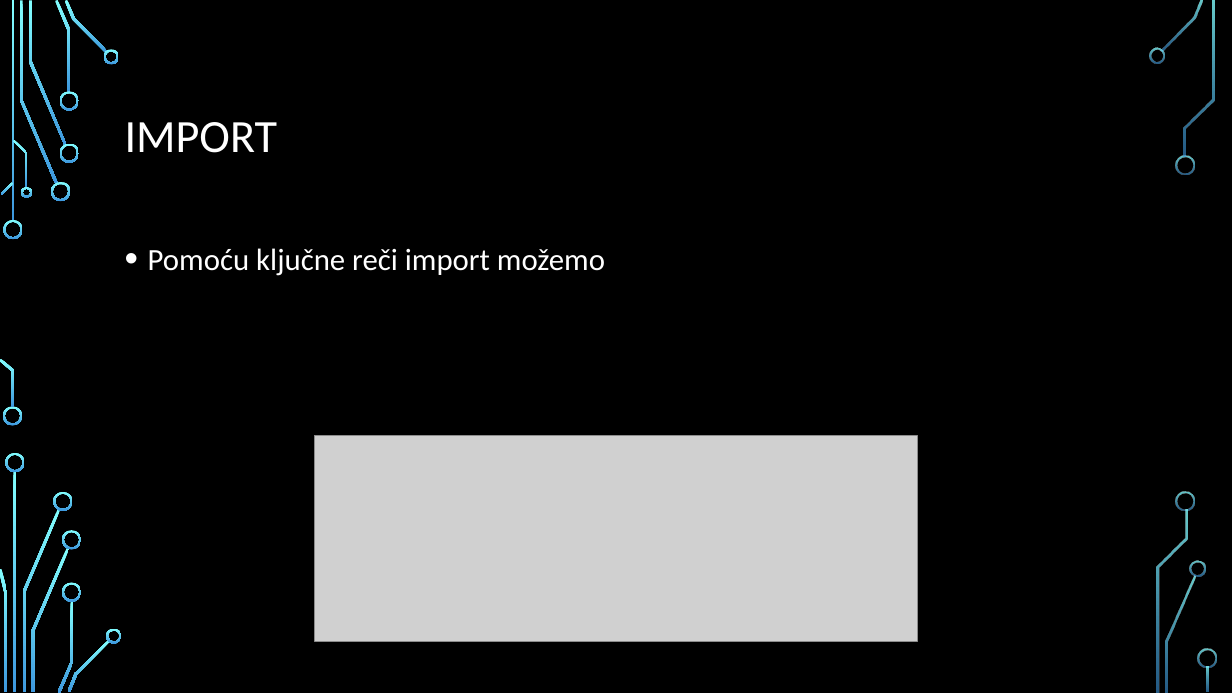
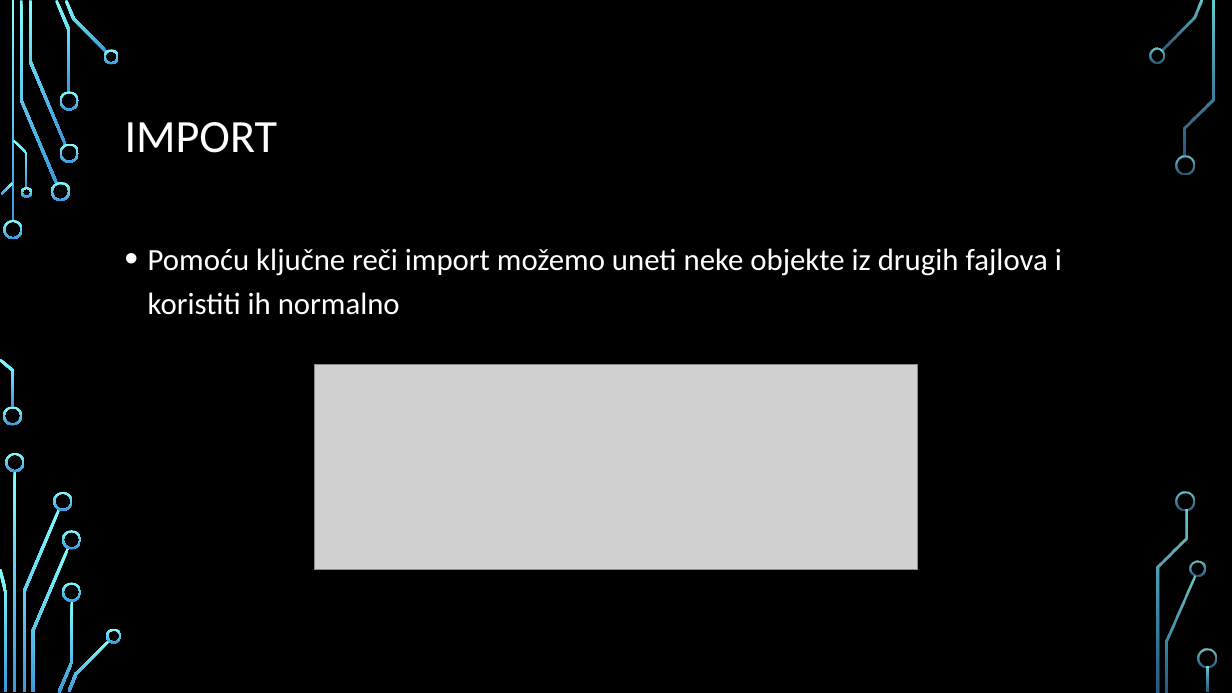
Before and after one commit to MihajloMilojevic/Sekcija, a slide deck: slide 5 of JavaScript/Napredno/prezentacije/12. Moduli.pptx. Drawn at 1232x693 pixels with LibreOffice and Linux fonts; fonts in the diff are those of the drawing; grey boxes stand for pictures; background and template pictures are left out. Boxes give left, top, right and bottom in pixels: in the first picture for what was removed or moved away, otherwise in the second. Text is boxed around its words. In the diff, an @@ line names an element or a change of style, - is before the commit and + after.

```diff
--- a/JavaScript/Napredno/prezentacije/12. Moduli.pptx
+++ b/JavaScript/Napredno/prezentacije/12. Moduli.pptx
@@ text at (x1=148, y1=248, x2=1062, y2=315): text changed @@
-• Pomoću ključne reči import možemo
+• Pomoću ključne reči import možemo uneti neke objekte iz drugih fajlova i koristiti ih normalno
@@ picture moved from (x1=314, y1=436, x2=917, y2=641) to (x1=314, y1=364, x2=917, y2=569) @@
```
Also in this commit, not shown: 5 slides added, 3 other files.
